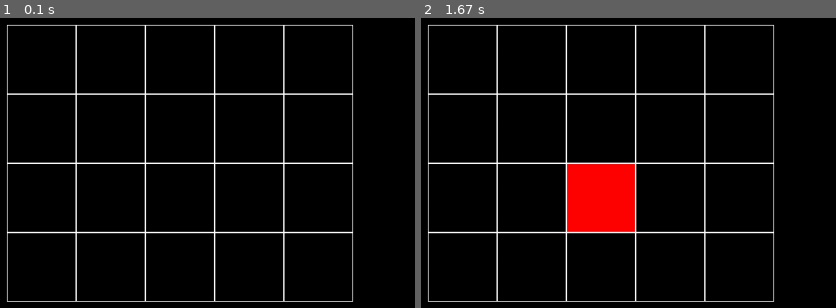
Above: before the commit, frames 1-2 (left to right).
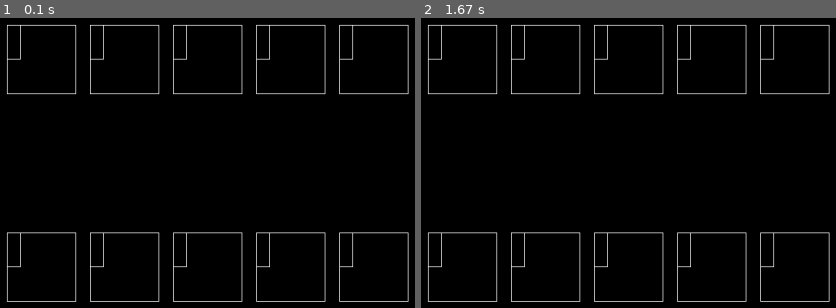
Above: after the commit, the same moments.

Repository: Alicccce/project_pygame
Game: pygame game, started from main.py
The game is run twice, just before and just after one commit, with the same random seed, the same clock (stepped at 60 frames per second) and the same inputs.
Inputs (mouse positions are in pixels of both pictures, inside the frame that each line leads up to):
- Up to frame 1 (0.1 s): no input
- Up to frame 2 (1.67 s): click (599, 163) at 0.38 s

The runs differ from the first frame. In frame 1, 5.7% of the frame differs, in the area x 1-99%, y 2-98%; in frame 2, 9.4%.

Commit message:
промежуточный вариант игры сидение ч.1

Diff:
--- a/main.py
+++ b/main.py
@@ -14,6 +14,8 @@
         self.left = 10
         self.top = 10
         self.cell_size = 50
+        self.small_size_rect_x = 20
+        self.small_size_rect_y = 50
         self.xs = ['black', 'red']
 
     def set_view(self, left, top, cell_size):
@@ -25,12 +27,17 @@
         screen.fill((0, 0, 0))
         for i in range(self.height):
             for j in range(self.width):
-                pygame.draw.rect(screen, 'white',
-                                 (self.left + self.cell_size * j, self.top + self.cell_size * i,
-                                  self.cell_size, self.cell_size), 1)
-                pygame.draw.rect(screen, self.xs[self.board[i][j]],
-                             (1 + self.left + self.cell_size * j, 1 + self.top + self.cell_size * i,
-                              self.cell_size - 2, self.cell_size - 2))
+                if i % 2 == 0:
+                    pygame.draw.rect(screen, 'white',
+                                     (self.left + self.cell_size * j + self.small_size_rect_x * j,
+                                      self.top + self.cell_size * i + self.small_size_rect_y * i,
+                                      self.cell_size, self.cell_size), 1)
+                    pygame.draw.rect(screen, 'white', (self.left + self.cell_size * j + self.small_size_rect_x * j,
+                                                       self.top + self.cell_size * i + self.small_size_rect_y * i,
+                                                       self.small_size_rect_x, self.small_size_rect_y), 1)
+                    # pygame.draw.rect(screen, self.xs[self.board[i][j]],
+                    #                  (1 + self.left + self.cell_size * j, 1 + self.top + self.cell_size * i,
+                    #                   self.cell_size - 2, self.cell_size - 2))
 
     def get_cell(self, mouse_pos):
         x, y = mouse_pos
